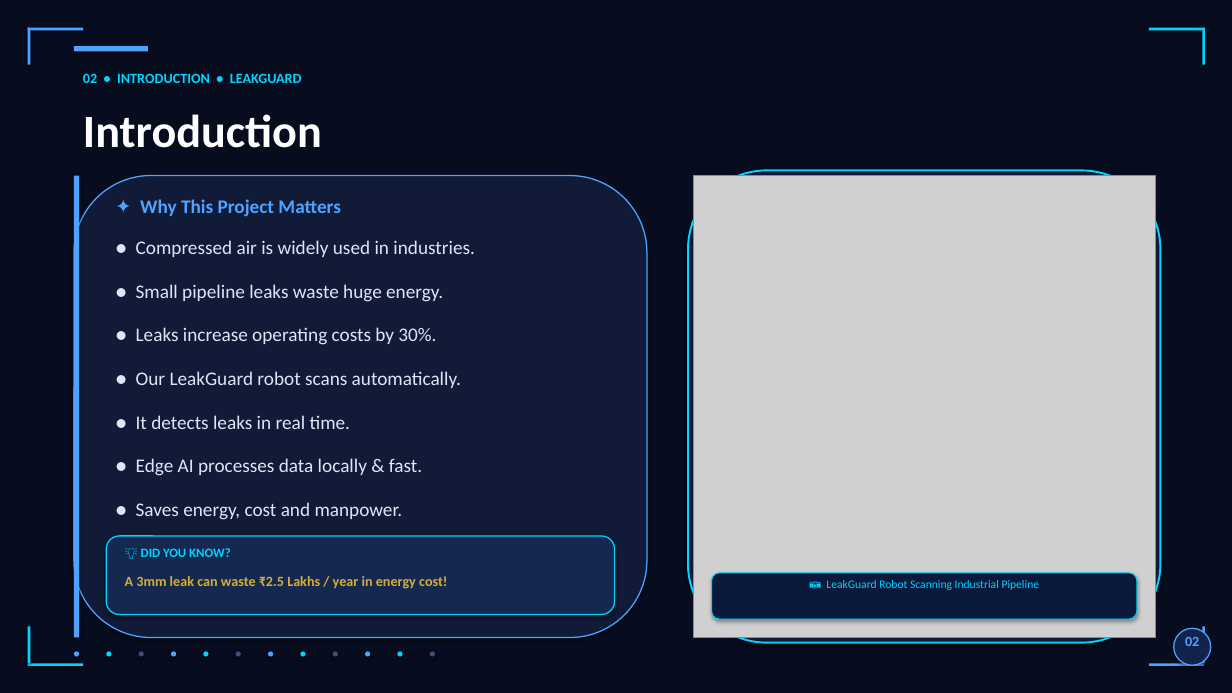
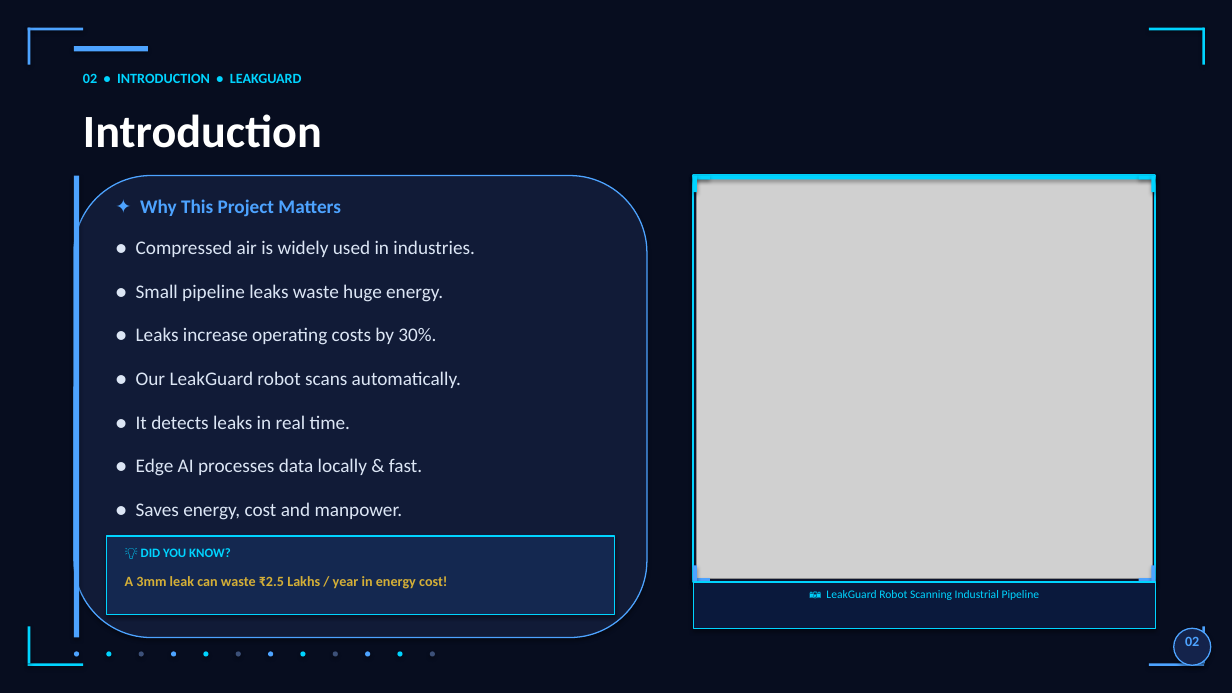
Before and after one commit to sachin20072909/Arduino-learning-journey.., a slide deck: slide 2 of Autonomous_Edge_AI_Robot_Presentation.pptx. Drawn at 1232x693 pixels with LibreOffice and Linux fonts; fonts in the diff are those of the drawing; grey boxes stand for pictures. Boxes give left, top, right and bottom in pixels: in the first picture for what was removed or moved away, otherwise in the second. Text is boxed around its words. In the diff, an @@ line names an element or a change of style, - is before the commit and + after.

Commit message:
LeakGuard PRO v4: fix image curve misalignment - perfect rectangle frames with corner brackets, pro-level design

```diff
--- a/Autonomous_Edge_AI_Robot_Presentation.pptx
+++ b/Autonomous_Edge_AI_Robot_Presentation.pptx
@@ rounded rectangle removed at [688,170,1160,642] @@
@@ rectangle added at [693,176,1155,582], fill #0C142D, outline #00D4FF 1.8 pt @@
@@ rectangle added at [693,176,1155,179], fill #00D4FF @@
@@ rectangle added at [693,176,710,179], fill #00D4FF @@
@@ rectangle added at [693,176,697,192], fill #00D4FF @@
@@ picture: place and size @@
-picture at [693,176,1155,638]
+picture at [697,179,1153,579]
@@ rectangle added at [1139,176,1155,179], fill #00D4FF @@
@@ rectangle added at [1152,176,1155,192], fill #00D4FF @@
@@ rectangle at [106,536,615,615]: rounded rectangle to rectangle @@
@@ rectangle added at [693,566,697,582], fill #4DA3FF @@
@@ rectangle added at [1152,566,1155,582], fill #4DA3FF @@
@@ text "📷 LeakGuard Robot Scanning Industrial ...": place and size @@
-text "📷 LeakGuard Robot Scanning Industrial ..." at [826,580,1040,590]
+text "📷 LeakGuard Robot Scanning Industrial ..." at [826,590,1040,600]
@@ rectangle added at [693,579,710,582], fill #4DA3FF @@
@@ rectangle added at [693,582,1155,628], fill #0A193C, outline #00D4FF 1 pt @@
@@ rounded rectangle removed at [712,573,1137,619] @@
@@ rectangle added at [1139,579,1155,582], fill #4DA3FF @@
```
Also in this commit, not shown: 5 other slides changed.
